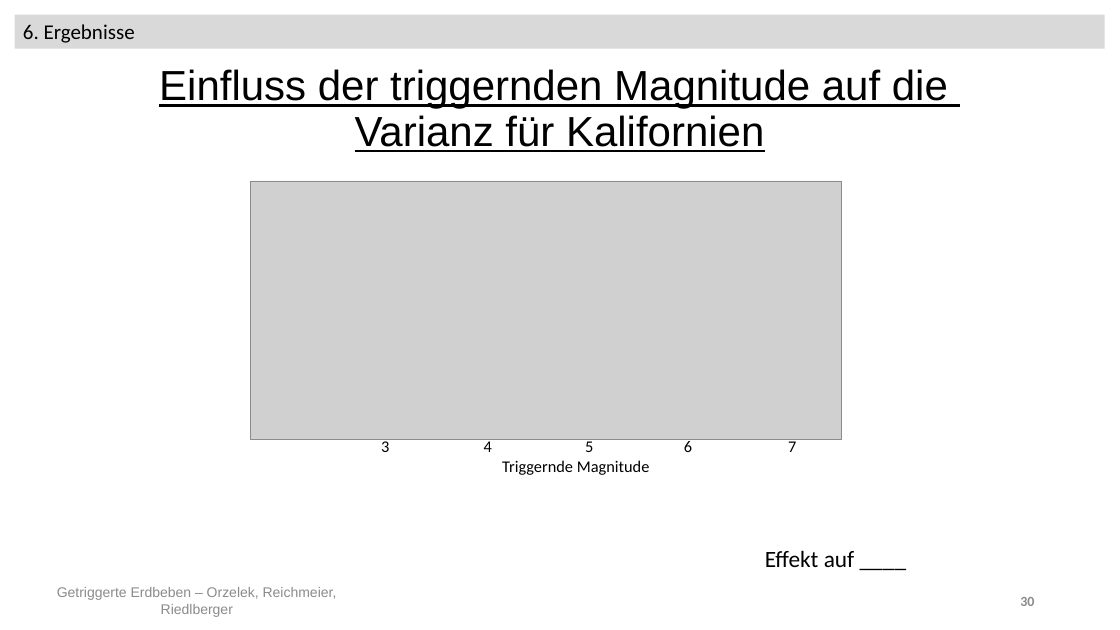
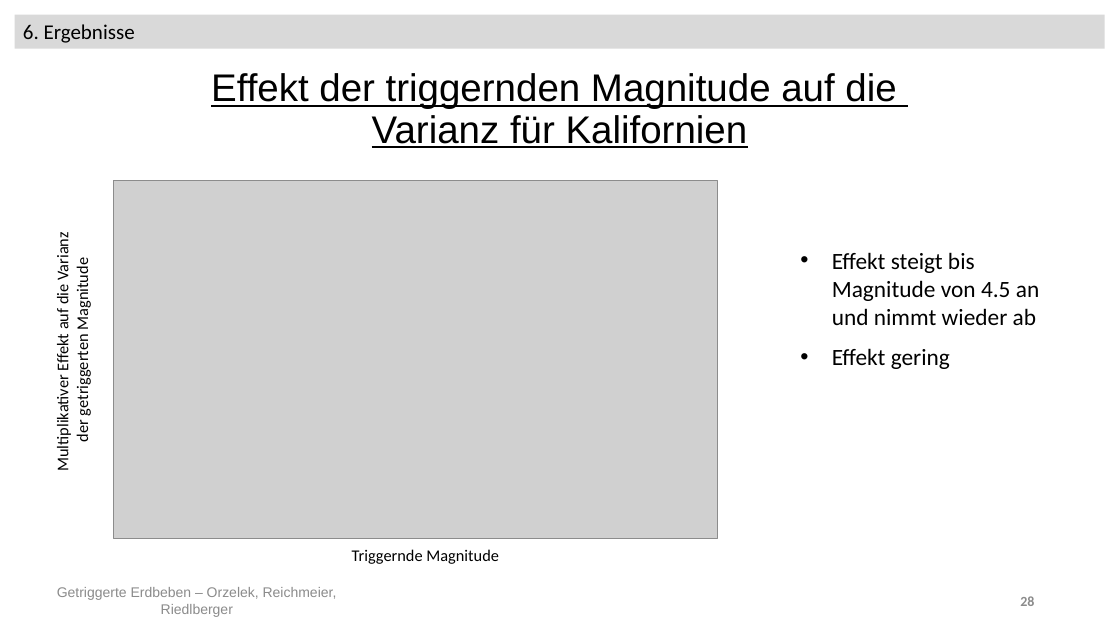
Before and after one commit to Kati77/Praktikum-Erdbeben, a slide deck: slide 28 of pp - AbschlusspräsentationX.pptx (slide 30 before the commit). Drawn at 1120x630 pixels with LibreOffice and Linux fonts; fonts in the diff are those of the drawing; grey boxes stand for pictures. Boxes give left, top, right and bottom in pixels: in the first picture for what was removed or moved away, otherwise in the second. Text is boxed around its words. In the diff, an @@ line names an element or a change of style, - is before the commit and + after.

```diff
--- a/pp - AbschlusspräsentationX.pptx
+++ b/pp - AbschlusspräsentationX.pptx
@@ text at (211,73,896,109): text changed; size 36 to 33 pt @@
-Einfluss der triggernden Magnitude auf die
+Effekt der triggernden Magnitude auf die
@@ text at (372,115,748,148): size 36 to 33 pt in "Varianz für Kalifornien" @@
@@ picture added at (113,181,717,539) @@
@@ picture removed at (250,181,842,439) @@
@@ text added at (53,236,93,469), 14 pt, text #000000 @@
+Multiplikativer Effekt auf die Varianz
+der getriggerten Magnitude
@@ text added at (832,252,1039,369), 20 pt, text #000000 @@
+• Effekt steigt bis Magnitude von 4.5 an und nimmt wieder ab
+• Effekt gering
@@ text removed at (381,439,796,452) @@
-3 4 5 6 7
-Triggernde Magnitude
@@ text added at (352,549,499,564), 14 pt, text #000000 @@
+Triggernde Magnitude
@@ text removed at (765,550,855,567) @@
-Effekt auf ____
@@ page number at (1020,596,1034,606): text changed @@
-30
+28
```
Also in this commit, not shown: 34 other slides changed, 2 slides added, 6 slides removed.
